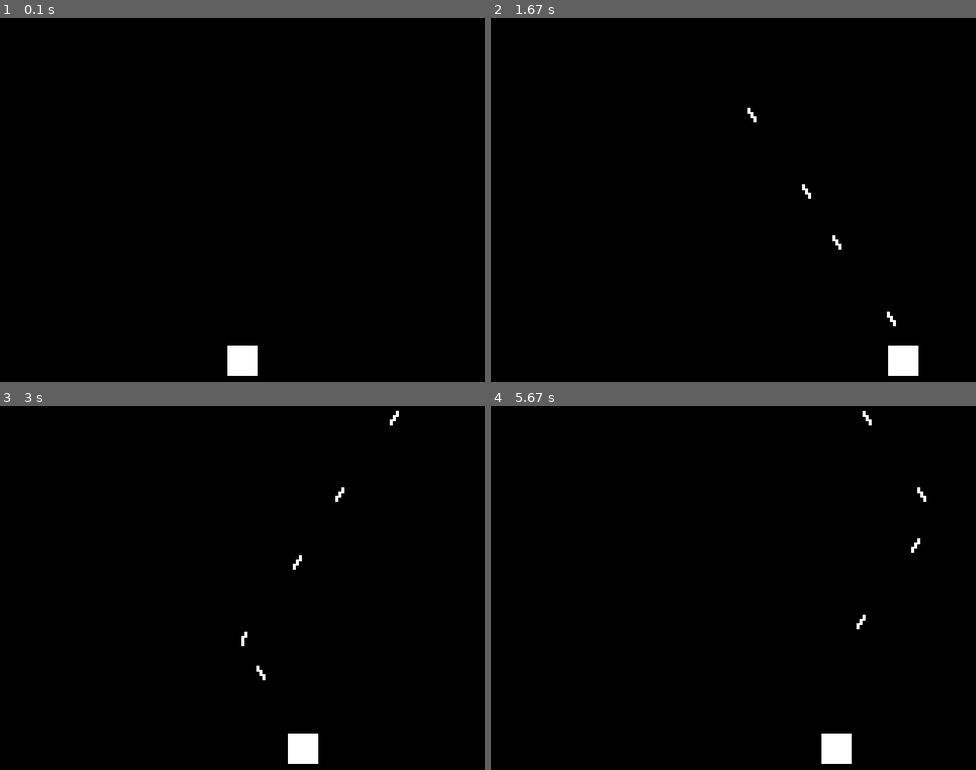
Above: before the commit, frames 1-4 (two rows, left to right).
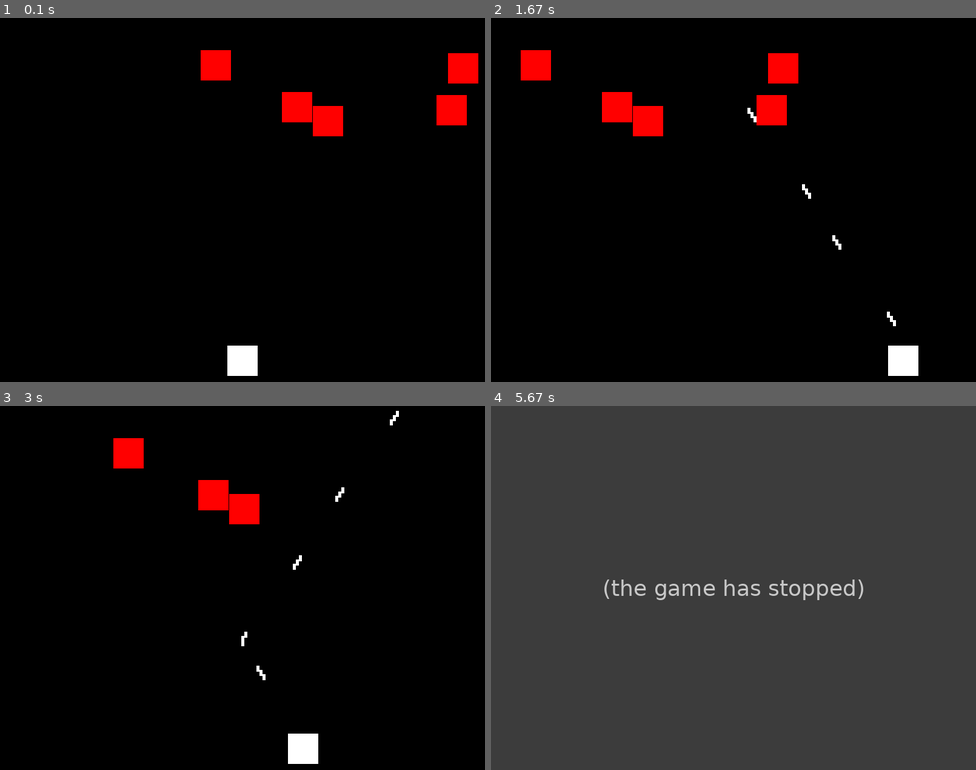
Above: after the commit, the same moments.

Repository: GaelFG17/PythonC
Game: pygame game, started from Pygame/juego.py
Same seed, same stepped clock (60 frames per second), same inputs: the game is played once before the commit and once after it.
Inputs:
- Up to frame 1 (0.1 s): no input
- Up to frame 2 (1.67 s): tap Space at 0.33, 0.73, 1.03, 1.23, 1.53 s; hold Right 0.67-1.13 s; hold Right 1.17-1.63 s
- Up to frame 3 (3 s): hold Left 1.67-2.2 s; tap Space at 1.73, 2.03, 2.3, 2.6, 2.73 s; hold Left 2.23-2.63 s; hold Right from 2.67 s (still down)
- Up to frame 4 (5.67 s): tap Space at 3.03, 3.4, 3.7, 3.9, 4.2, 4.4, 4.7, 4.9, 5.2 s; release Right at 3.3 s; hold Left 3.33-3.8 s; hold Right 3.83-4.3 s; hold Right 4.33-4.8 s; hold Left 4.83-5.37 s

The runs differ from the first frame. In frame 1, 2.6% of the frame differs, in the area x 41-99%, y 8-33%; in frame 2, 2.6%; in frame 3, 1.6%; in frame 4, 100%, in the area x 0-100%, y 0-100%.
After the commit the program exited at 5.52 s; later frames show no game.

Commit message:
Segunda fase del juego

Diff:
--- a/Pygame/juego.py
+++ b/Pygame/juego.py
@@ -1,5 +1,6 @@
 import pygame
 import sys
+import random
 
 # Inicializar Pygame
 pygame.init()
@@ -13,6 +14,7 @@
 # Colores
 WHITE = (255, 255, 255)
 BLACK = (0, 0, 0)
+RED = (255, 0, 0)
 
 # FPS
 clock = pygame.time.Clock()
@@ -29,6 +31,24 @@
 bullet_height = 10
 bullet_speed = 7
 bullets = []
+
+#Agregar enemigos
+enemy_width = 50
+enemy_heigth = 50
+enemy_speed = 3
+enemies = []
+num_enemies = 5
+
+#Generar enemigos
+def create_enemies(num):
+    for _ in range(num):
+        x = random.randint(0, screen_width - enemy_width)
+        y = random.randint(50, 150)
+        enemies.append(pygame.Rect(x, y, enemy_width, enemy_heigth))
+
+#crear los enemigos
+create_enemies(num_enemies)
+
 
 # Función para manejar los disparos
 def shoot_bullet(x, y):
@@ -62,6 +82,20 @@
         if bullet.y < 0:
             bullets.remove(bullet)
 
+    #Mover enemigos
+    for enemy in enemies:
+        enemy.x += enemy_speed
+        if enemy.x <= 0 or enemy.x >= screen_width - enemy_width:
+            enemy_speed *= -1 #Ca,biar direccion
+
+    # Detección de colisiones entre proyectiles y enemigos
+    for bullet in bullets[:]:
+        for enemy in enemies[:]:
+            if bullet.colliderect(enemy):
+                bullets.remove(bullet)
+                enemies.remove(enemy)
+                break
+
     # Dibujar el jugador
     player_rect = pygame.Rect(player_x, player_y, player_width, player_height)
     pygame.draw.rect(screen, WHITE, player_rect)
@@ -70,5 +104,15 @@
     for bullet in bullets:
         pygame.draw.rect(screen, WHITE, bullet)
 
+    #Dibujar enemigos
+    for enemy in enemies:
+        pygame.draw.rect(screen, RED, enemy)
+
     # Actualizar la pantalla
     pygame.display.flip()
+
+    #Verificar si no quedan enemigos
+    if not enemies:
+        print("GANASTE")
+        pygame.quit()
+        sys.exit()
